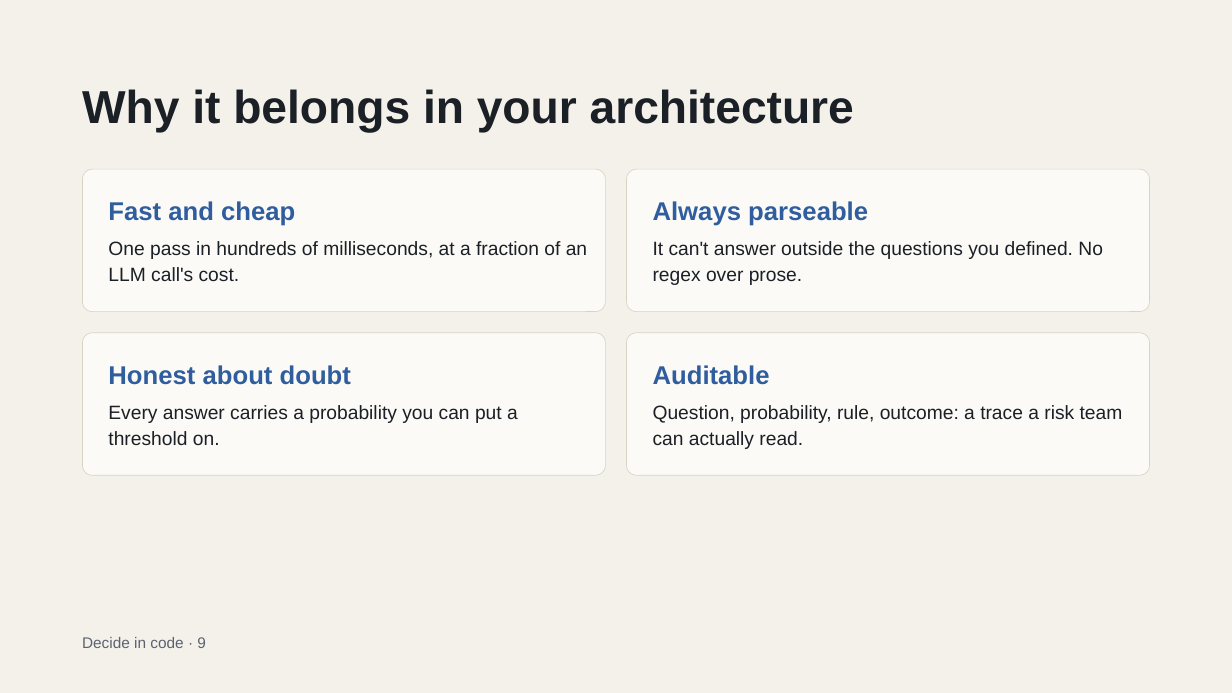
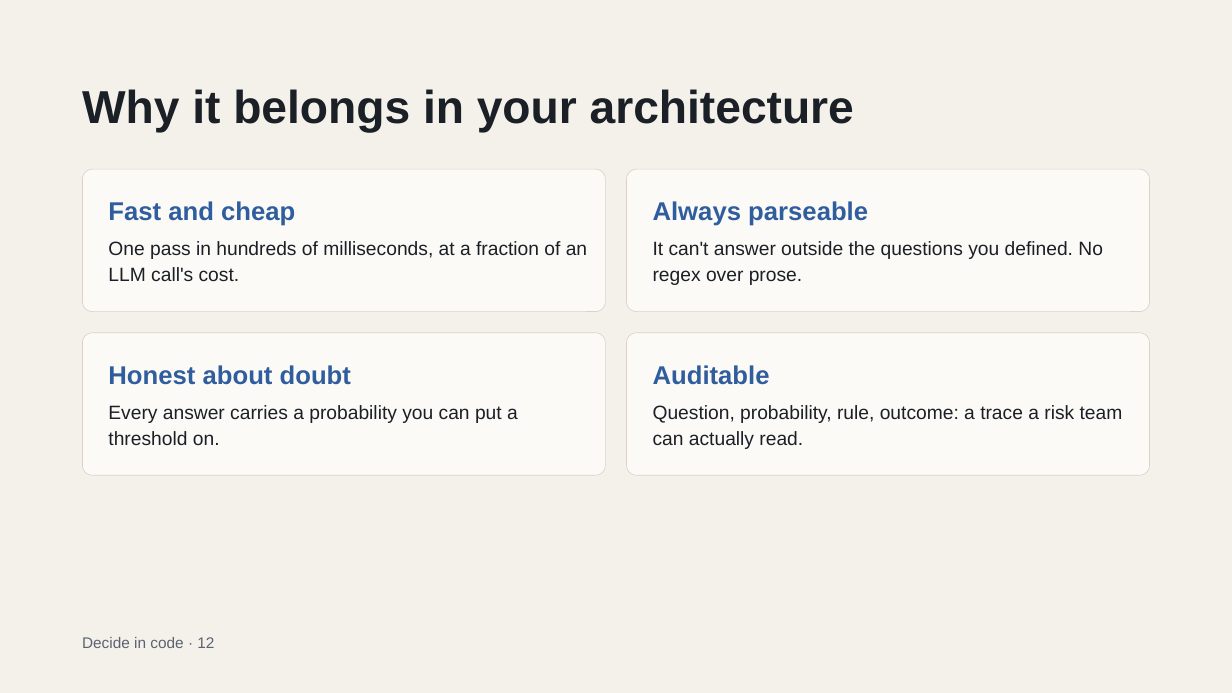
Before and after one commit to lukelittle/rawsug-pii-demo, a slide deck: slide 12 of talk/Decide_in_Code_System_One_Models_on_AWS.pptx (slide 9 before the commit). Drawn at 1232x693 pixels with LibreOffice and Linux fonts; fonts in the diff are those of the drawing. Boxes give left, top, right and bottom in pixels: in the first picture for what was removed or moved away, otherwise in the second. Text is boxed around its words. In the diff, an @@ line names an element or a change of style, - is before the commit and + after.

```diff
--- a/talk/Decide_in_Code_System_One_Models_on_AWS.pptx
+++ b/talk/Decide_in_Code_System_One_Models_on_AWS.pptx
@@ text at (82, 637, 214, 648): text changed @@
-Decide in code · 9
+Decide in code · 12
```
Also in this commit, not shown: 11 other slides changed, 3 slides added, 1 other file.
